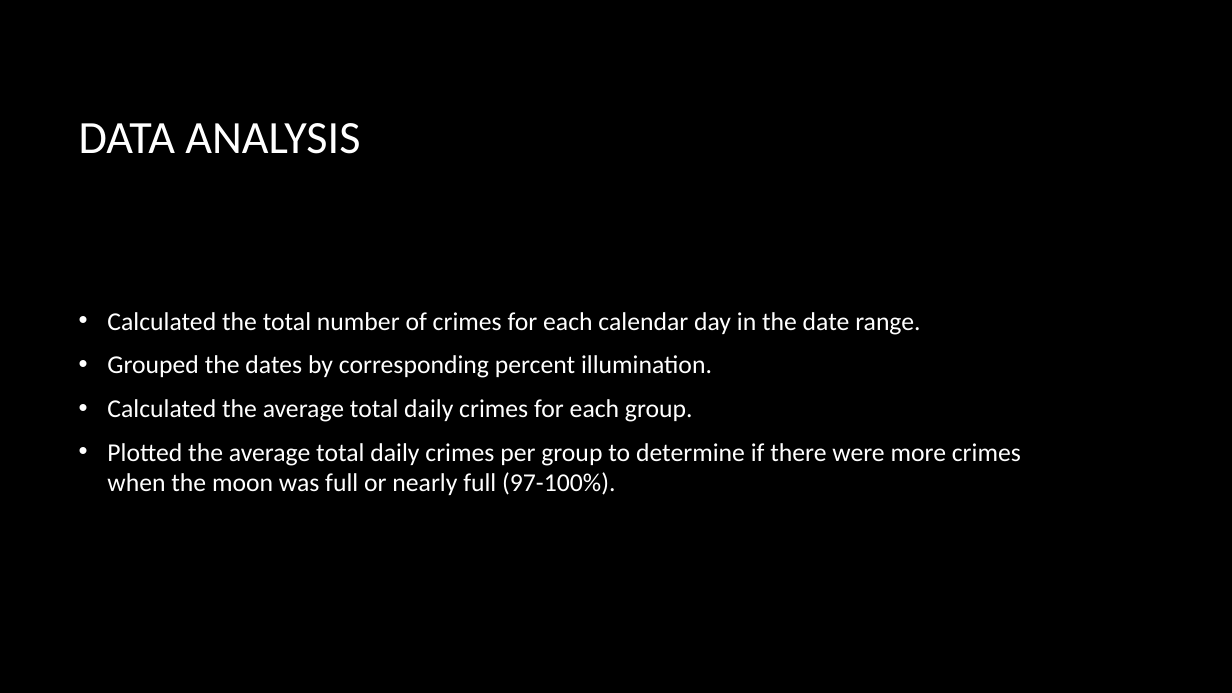
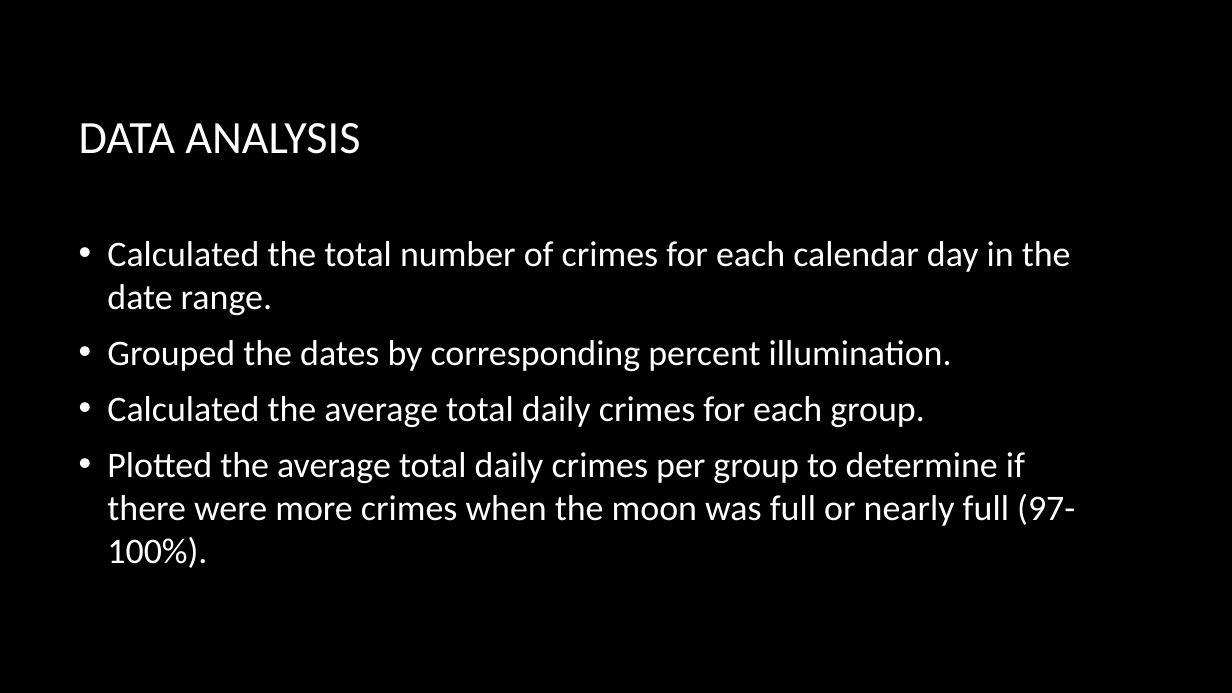
Before and after one commit to knwright/ProgressBar, a slide deck: slide 6 of Presentation.pptx. Drawn at 1232x693 pixels with LibreOffice and Linux fonts; fonts in the diff are those of the drawing; background and template pictures are left out. Boxes give left, top, right and bottom in pixels: in the first picture for what was removed or moved away, otherwise in the second. Text is boxed around its words. In the diff, an @@ line names an element or a change of style, - is before the commit and + after.

```diff
--- a/Presentation.pptx
+++ b/Presentation.pptx
@@ text "Calculated the total number of ..." at (107,241,1075,568): size 20 to 28 pt @@
```
Also in this commit, not shown: 6 other slides changed, 1 slide removed.
